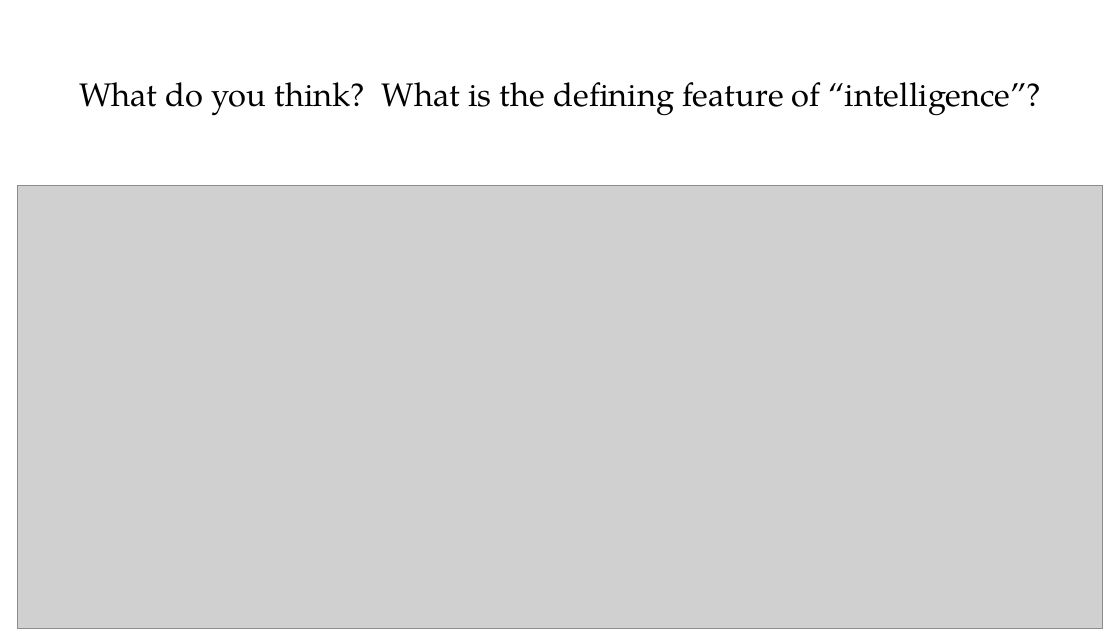
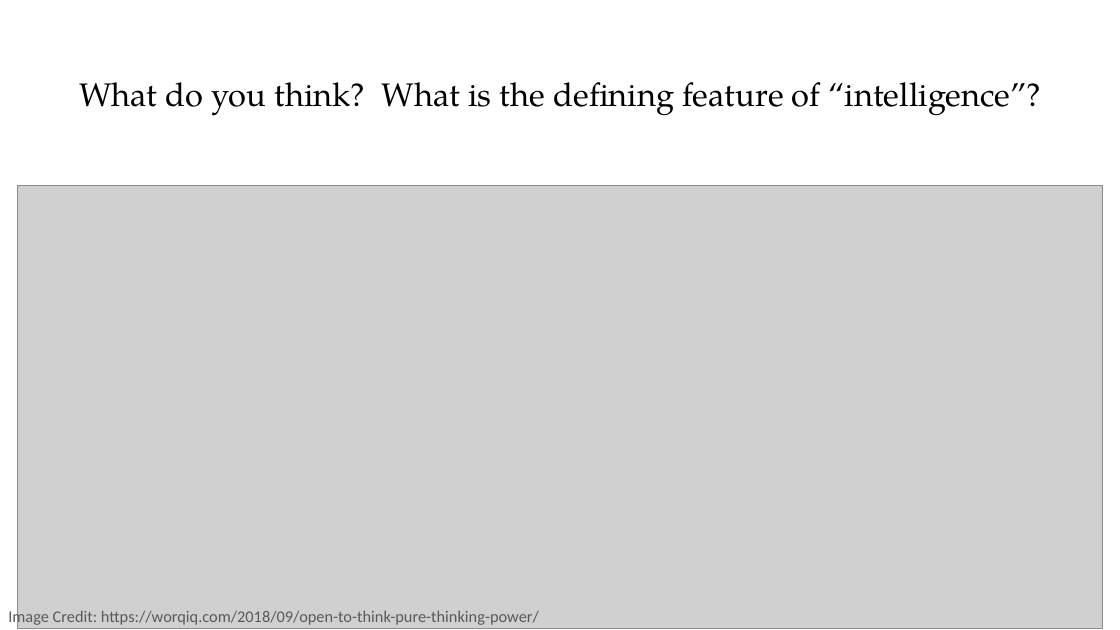
Before and after one commit to PracticumAI-Test/what_is_ai, a slide deck: slide 13 of ai_getting_started.pptx (slide 11 before the commit). Drawn at 1120x630 pixels with LibreOffice and Linux fonts; fonts in the diff are those of the drawing; grey boxes stand for pictures. Boxes give left, top, right and bottom in pixels: in the first picture for what was removed or moved away, otherwise in the second. Text is boxed around its words. In the diff, an @@ line names an element or a change of style, - is before the commit and + after.

```diff
--- a/ai_getting_started.pptx
+++ b/ai_getting_started.pptx
@@ text added at [8,609,539,627], 14 pt, text #595959 @@
+Image Credit: https://worqiq.com/2018/09/open-to-think-pure-thinking-power/
```
Also in this commit, not shown: 3 other slides changed, 5 slides added, 6 slides removed, 1 other file.
